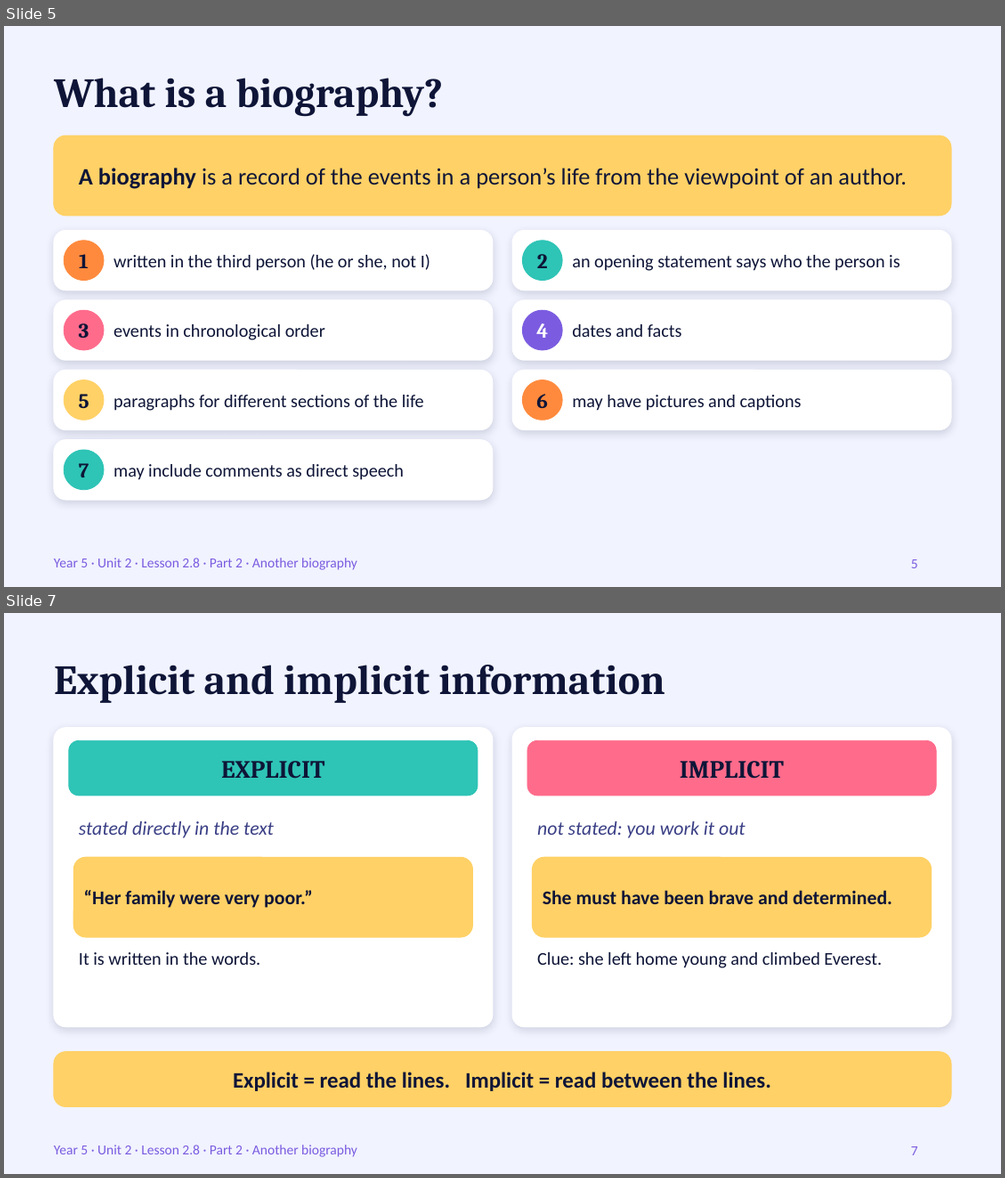
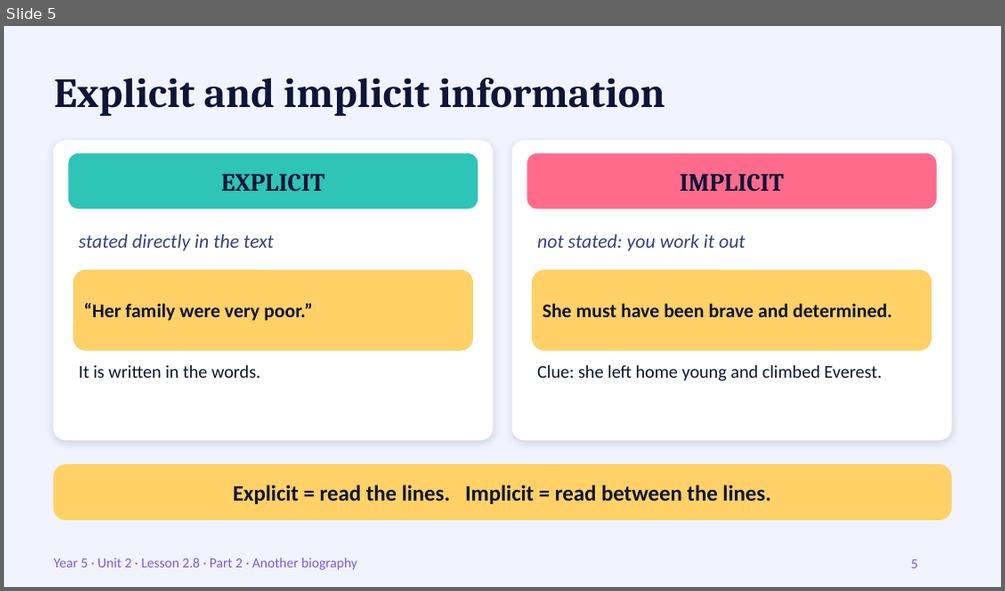
Before and after one commit to cobraarsgb6-hub/primary-exam-system, a slide deck: resources/coligo/Ali/English 105/Unit2_Lesson2.8_Part2_Another_Biography.pptx. Shown one above the other, each under a label of ours: slides 5 and 7 before the commit, slide 5 after it; the slides between them are not shown. The pictures are 1005x1178 and 1005x591 pixels, drawn with LibreOffice and Linux fonts; fonts in the diff are those of the drawing. Boxes give left, top, right and bottom in pixels: in the first picture for what was removed or moved away, otherwise in the second. Text is boxed around its words. In the diff, an @@ line names an element or a change of style, - is before the commit and + after.

```diff
--- a/resources/coligo/Ali/English 105/Unit2_Lesson2.8_Part2_Another_Biography.pptx
+++ b/resources/coligo/Ali/English 105/Unit2_Lesson2.8_Part2_Another_Biography.pptx
@@ slide 5 removed at [4, 26, 1001, 587], background #FFFFFF; not listed: 2 template elements that a slide beside it also shows @@
@@ title removed at [54, 78, 444, 116] @@
-What is a biography?
@@ rounded rectangle removed at [54, 135, 951, 216] @@
@@ text removed at [79, 168, 906, 189] @@
-A biography is a record of the events in a person’s life from the viewpoint of an author.
@@ rounded rectangle removed at [54, 231, 493, 290] @@
@@ rounded rectangle removed at [512, 231, 951, 290] @@
@@ ellipse removed at [64, 240, 104, 281] @@
@@ text removed at [79, 254, 89, 268] @@
-1
@@ text removed at [113, 254, 430, 271] @@
-written in the third person (he or she, not I)
@@ ellipse removed at [522, 240, 562, 281] @@
@@ text removed at [537, 254, 548, 268] @@
-2
@@ text removed at [572, 255, 900, 271] @@
-an opening statement says who the person is
@@ rounded rectangle removed at [54, 300, 493, 360] @@
@@ ellipse removed at [64, 310, 104, 350] @@
@@ rounded rectangle removed at [512, 300, 951, 360] @@
@@ ellipse removed at [522, 310, 562, 350] @@
@@ text removed at [79, 323, 89, 338] @@
-3
@@ text removed at [113, 324, 325, 340] @@
-events in chronological order
@@ text removed at [536, 323, 548, 338] @@
-4
@@ text removed at [572, 324, 682, 337] @@
-dates and facts
@@ rounded rectangle removed at [54, 370, 493, 430] @@
@@ rounded rectangle removed at [512, 370, 951, 430] @@
@@ ellipse removed at [64, 380, 104, 419] @@
@@ text removed at [79, 394, 89, 408] @@
-5
@@ text removed at [113, 394, 424, 410] @@
-paragraphs for different sections of the life
@@ ellipse removed at [522, 380, 562, 419] @@
@@ text removed at [536, 394, 548, 408] @@
-6
@@ text removed at [572, 394, 801, 410] @@
-may have pictures and captions
@@ rounded rectangle removed at [54, 440, 493, 499] @@
@@ ellipse removed at [64, 450, 104, 490] @@
@@ text removed at [79, 463, 89, 477] @@
-7
@@ text removed at [113, 464, 404, 480] @@
-may include comments as direct speech
@@ page number removed at [911, 559, 918, 568] @@
-5
@@ what was slide 7 is now slide 5 @@
@@ page number at [911, 559, 918, 568]: text changed @@
-7
+5
```
Also in this commit, not shown: 6 slides changed, 2 slides added, 6 other slides removed, 7 other files.
